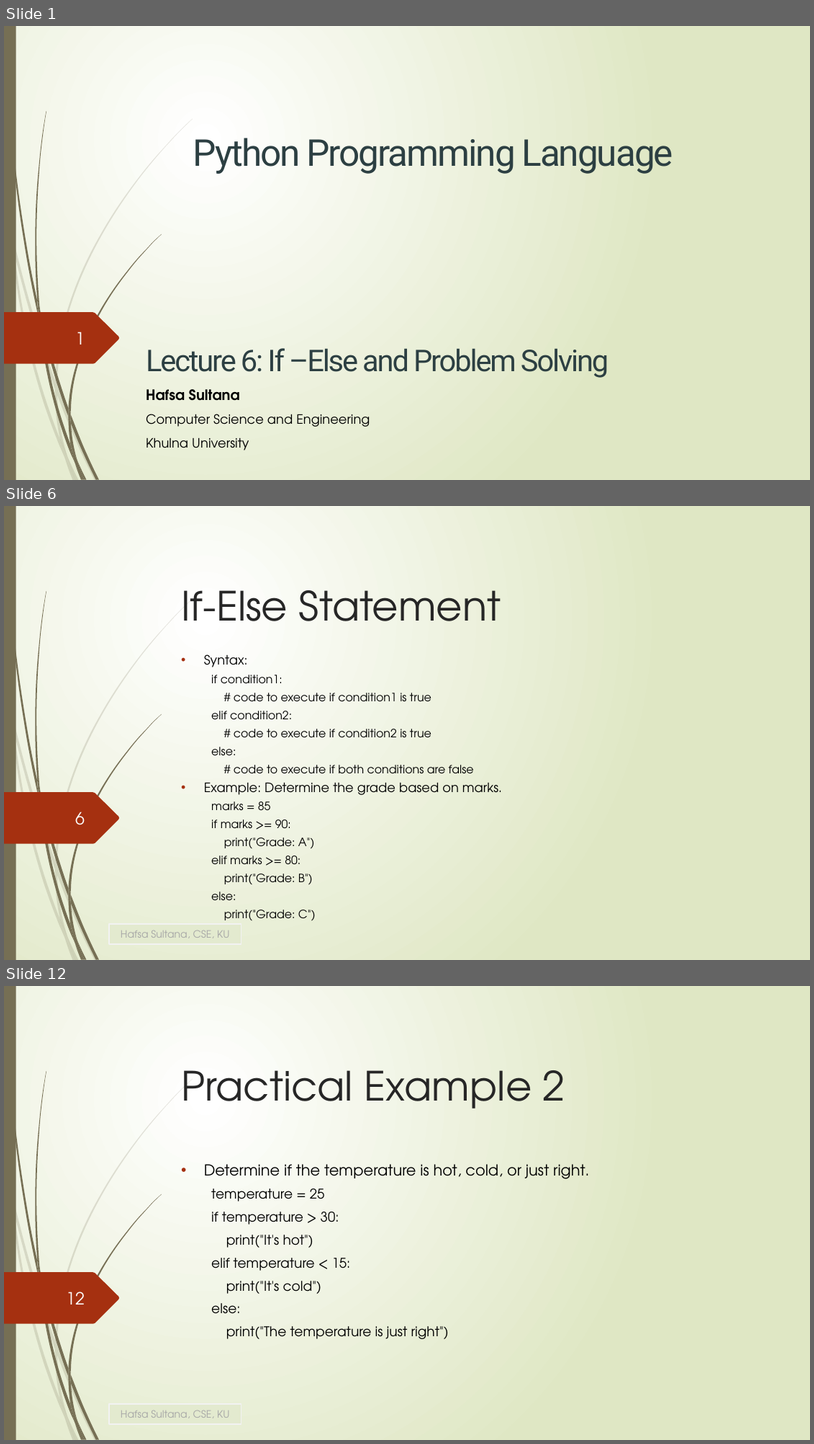
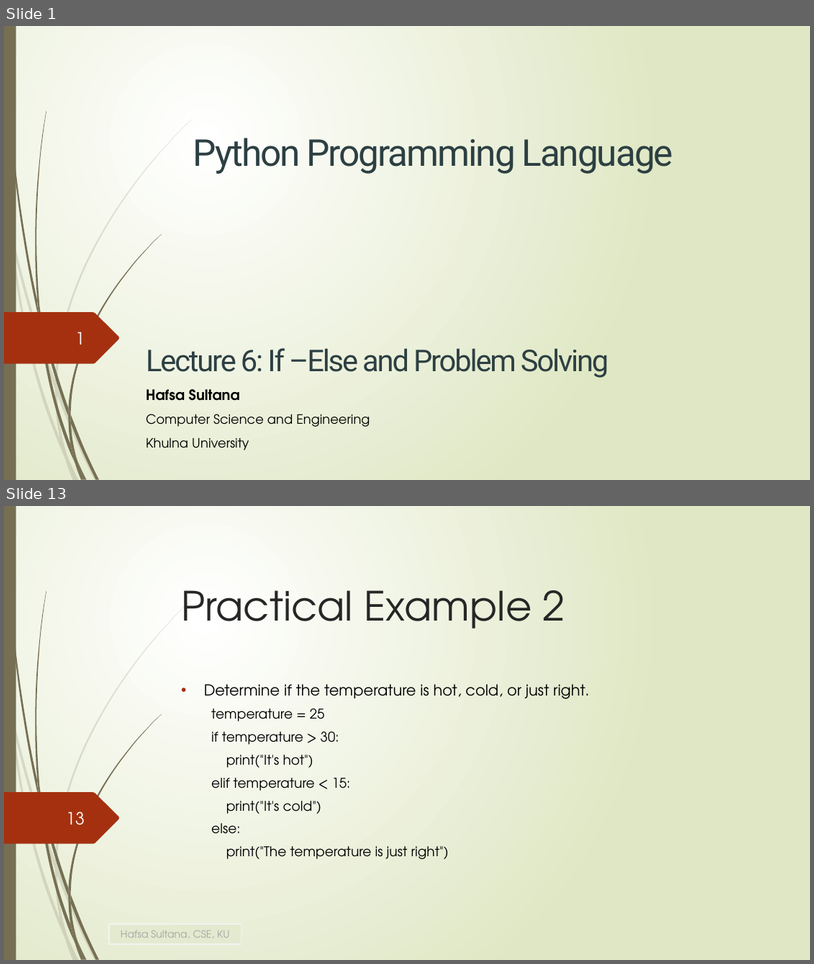
Before and after one commit to HafsaSultana/Python-Programming-Course-of-Bangladesh-Computer-Council, a slide deck: Lecture/Lecture6_If_Else.pptx. Shown one above the other, each under a label of ours: slides 1, 6 and 12 before the commit, slides 1 and 13 after it; the slides between them are not shown. The pictures are 814x1444 and 814x964 pixels, drawn with LibreOffice and Linux fonts; fonts in the diff are those of the drawing. Boxes give left, top, right and bottom in pixels: in the first picture for what was removed or moved away, otherwise in the second. Text is boxed around its words. In the diff, an @@ line names an element or a change of style, - is before the commit and + after.

```diff
--- a/Lecture/Lecture6_If_Else.pptx
+++ b/Lecture/Lecture6_If_Else.pptx
@@ slide 6 removed at (4, 506, 810, 960), background gradient #FFFFFF to #DFE8C4; not listed: 24 template elements that a slide beside it also shows @@
@@ title removed at (181, 590, 502, 621) @@
-If-Else Statement
@@ subtitle removed at (204, 654, 502, 921) @@
-• Syntax:
-  if condition1:
-  # code to execute if condition1 is true
-  elif condition2:
-  # code to execute if condition2 is true
-  else:
-  # code to execute if both conditions are false
-• Example: Determine the grade based on marks.
-  marks = 85
-  if marks >= 90:
-  print("Grade: A")
-  elif marks >= 80:
-  print("Grade: B")
-  else:
-  print("Grade: C")
@@ page number removed at (75, 811, 85, 825) @@
-6
@@ rectangle removed at (109, 924, 241, 944) @@
-Hafsa Sultana, CSE, KU
@@ what was slide 12 is now slide 13 @@
@@ page number at (66, 811, 85, 825): text changed @@
-12
+13
```
Also in this commit, not shown: 13 slides changed, 4 slides added, 1 other slide removed, 10 other files.
